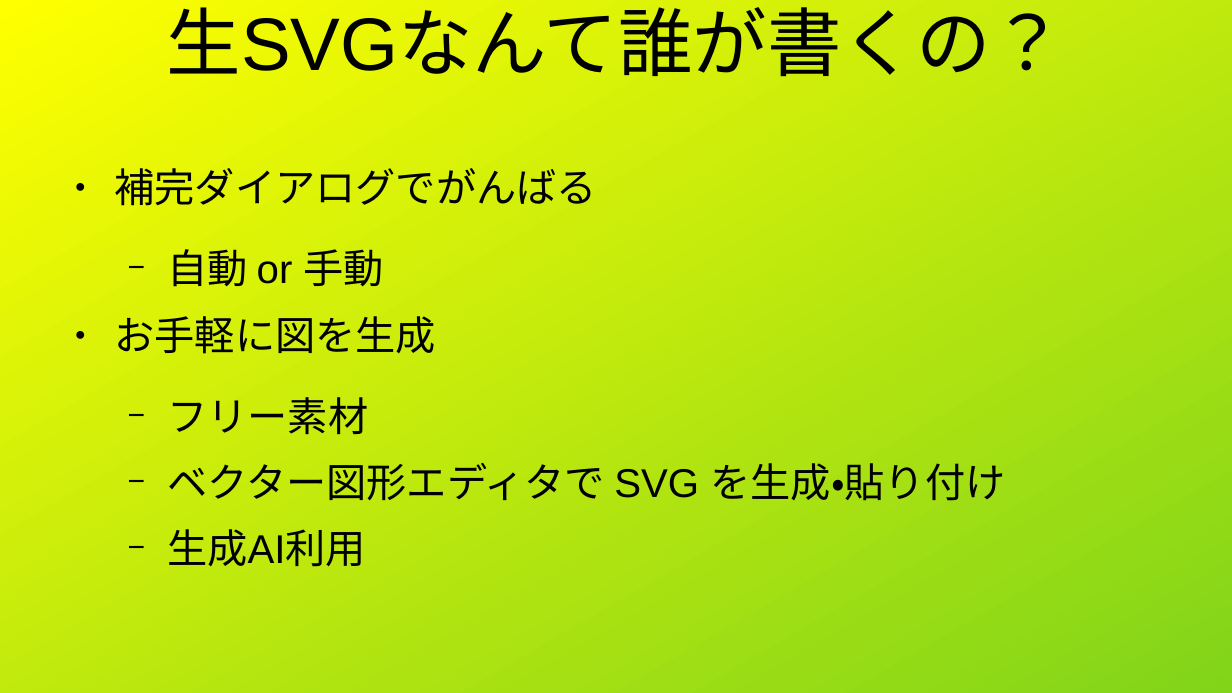
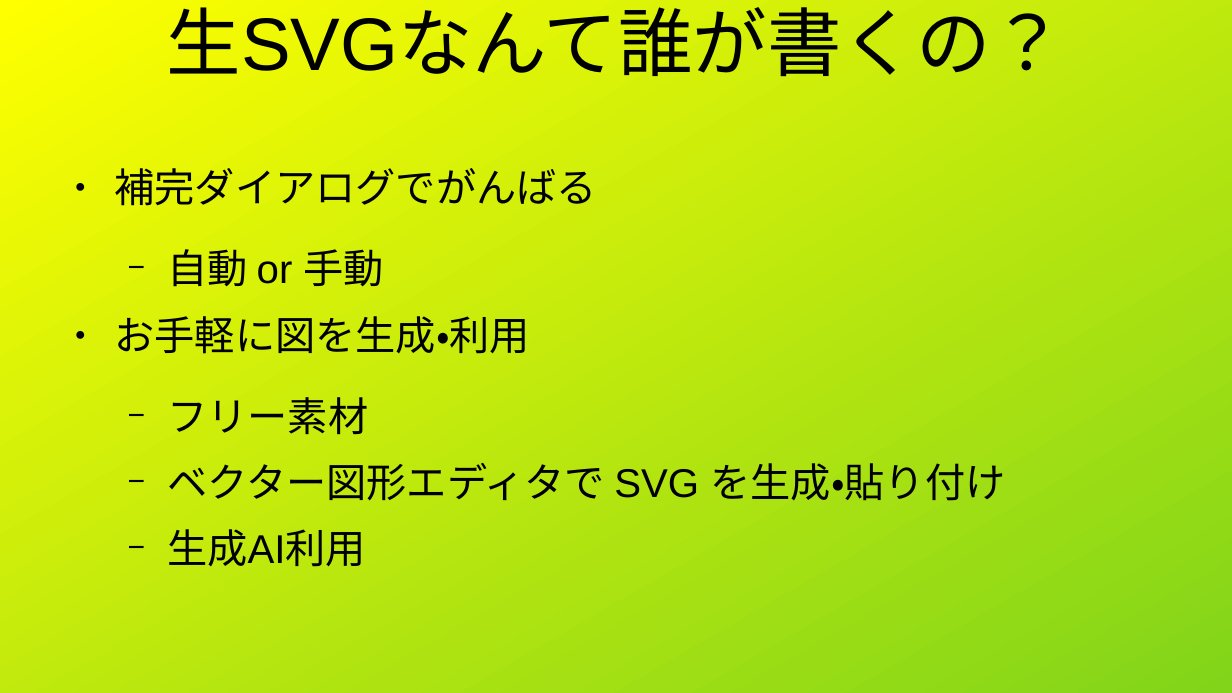
Before and after one commit to shigmas/viMarkdown, a slide deck: slide 6 of tech/ja/LT20260614/SVGブロックを実装してみた.odp. Drawn at 1232x693 pixels with LibreOffice and Linux fonts; fonts in the diff are those of the drawing. Boxes give left, top, right and bottom in pixels: in the first picture for what was removed or moved away, otherwise in the second. Text is boxed around its words. In the diff, an @@ line names an element or a change of style, - is before the commit and + after.

```diff
--- a/tech/ja/LT20260614/SVGブロックを実装してみた.odp
+++ b/tech/ja/LT20260614/SVGブロックを実装してみた.odp
@@ text at [114,316,530,354]: text changed @@
-● お手軽に図を生成
+● お手軽に図を生成・利用
```
Also in this commit, not shown: 2 other slides changed, 8 other files.
